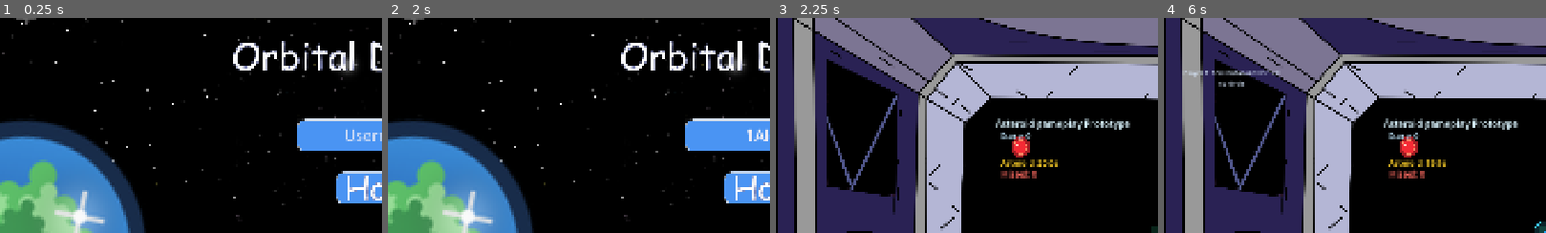
Above: before the commit, frames 1-4 (left to right).
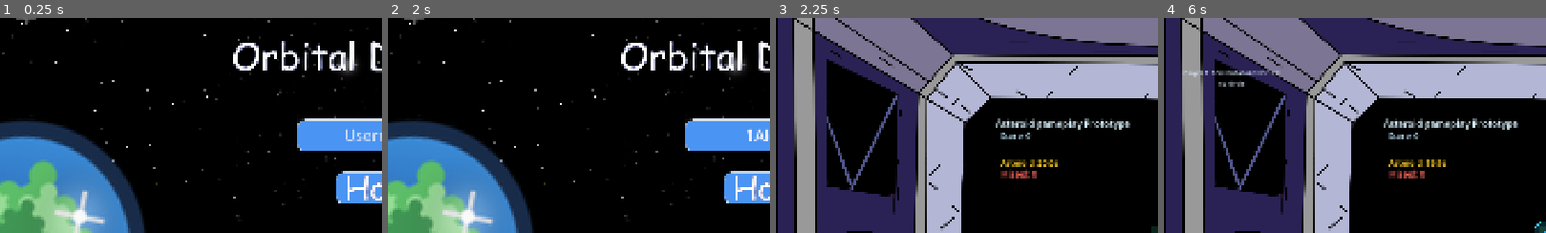
Above: after the commit, the same moments.

Repository: Spudoku/orbital-defense
Game: Godot game, scene res://scenes/control.tscn
Two runs of this game, one before a commit and one after it. Both use one fixed random seed, a clock stepped at 60 frames per second and the inputs below.
Inputs (mouse positions are % of the whole screen's width and height, from its top left):
- Up to frame 1 (0.25 s): no input
- Up to frame 2 (2 s): click (50, 27) at 0.52 s; type "12" at 0.6 s; click (50, 27) at 0.75 s; type "Alex" at 0.83 s; click (50, 40) at 1.25 s
- Up to frame 3 (2.25 s): click (50, 64) at 2 s
- Up to frame 4 (6 s): tap Enter at 2.75, 4.25, 5.75 s; hold Right (move_right) 2.78-3.53 s; hold Space (fire_laser) 2.78-3.53 s; hold Down (move_down) 3.53-4.28 s; tap Space (fire_laser) at 3.6, 5.1 s; hold Right (move_right) 4.28-5.03 s; hold Space (fire_laser) 4.28-5.03 s; hold Up (move_up) 5.03-5.78 s; hold Left (move_left) from 5.78 s (still down); hold Space (fire_laser) from 5.78 s (still down)
The pictures show only the part of the screen within x 0-50%, y 0-50%; the shares and areas given below are measured in that part.

Frames 1-2 are identical in both runs. In frame 3, 0.4% of the frame differs, in the area x 61-67%, y 55-65%; in frame 4, 0.4%.

Commit message:
commented out offscreen target bubbles for now

Diff:
--- a/scenes/cursor.tscn
+++ b/scenes/cursor.tscn
@@ -170,7 +170,7 @@
 }],
 "loop": false,
 "name": &"laser_end",
-"speed": 5.0
+"speed": 10.0
 }, {
 "frames": [{
 "duration": 1.0,
@@ -181,7 +181,7 @@
 }],
 "loop": true,
 "name": &"laser_held",
-"speed": 5.0
+"speed": 10.0
 }, {
 "frames": [{
 "duration": 1.0,
@@ -204,7 +204,7 @@
 }],
 "loop": false,
 "name": &"laser_start",
-"speed": 5.0
+"speed": 10.0
 }]
 
 [sub_resource type="SceneReplicationConfig" id="SceneReplicationConfig_d7ugn"]
@@ -228,7 +228,7 @@
 position = Vector2(-2, 193)
 scale = Vector2(2.642, 1.977)
 sprite_frames = SubResource("SpriteFrames_6ar1r")
-animation = &"laser_start"
+animation = &"laser_end"
 
 [node name="MultiplayerSynchronizer" type="MultiplayerSynchronizer" parent="." unique_id=1359759773]
 replication_config = SubResource("SceneReplicationConfig_d7ugn")
--- a/scripts/keyboard_tracing_prototype.gd
+++ b/scripts/keyboard_tracing_prototype.gd
@@ -992,7 +992,7 @@
 		return
 
 	_draw_laser()
-	_draw_offscreen_target_bubbles()
+	# _draw_offscreen_target_bubbles()
 	_draw_cursor_box()
 
 func _update_laser_line() -> void:
